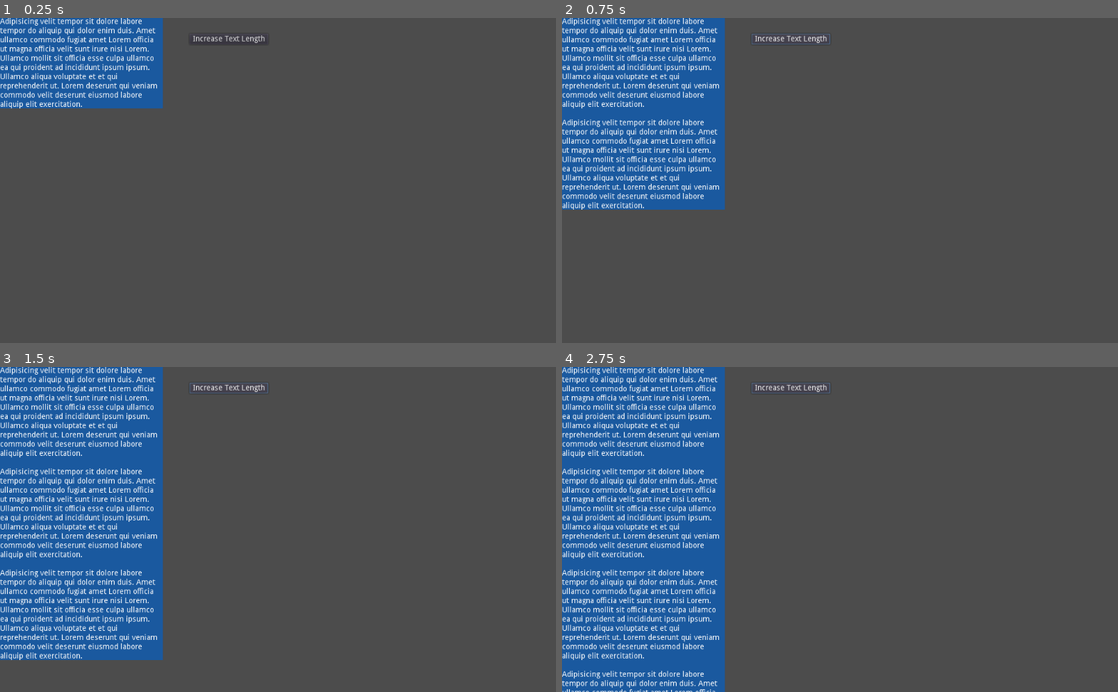
Above: before the commit, frames 1-4 (two rows, left to right).
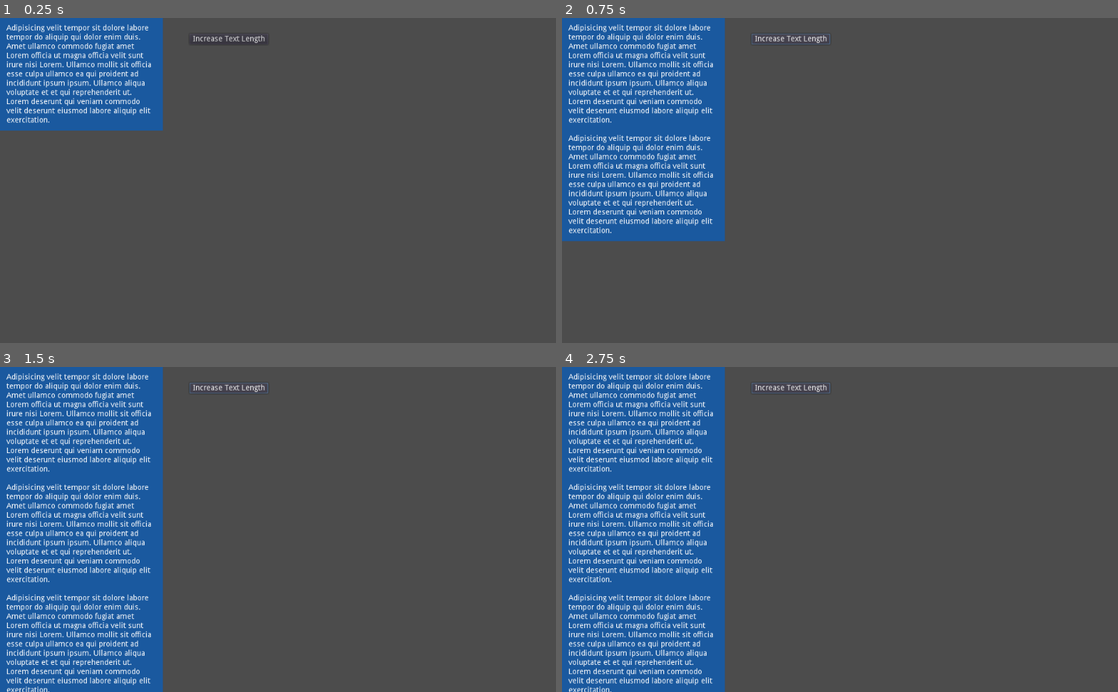
Above: after the commit, the same moments.

Repository: sjml/godot-infobox-woes
Game: Godot game, scene res://InfoBox.tscn
The game is run twice, just before and just after one commit, with the same random seed, the same clock (stepped at 60 frames per second) and the same inputs.
Inputs:
- Up to frame 1 (0.25 s): no input
- Up to frame 2 (0.75 s): click "Increase Text Length" at 0.5 s
- Up to frame 3 (1.5 s): click "Increase Text Length" at 1.25 s
- Up to frame 4 (2.75 s): click "Increase Text Length" at 2 s

The runs differ from the first frame. In frame 1, 5.7% of the frame differs, in the area x 0-30%, y 0-35%; in frame 2, 10%; in frame 3, 14%, in the area x 0-30%, y 0-100%; in frame 4, 12%.

Commit message:
MarginContainer added

Diff:
--- a/InfoBox.gd
+++ b/InfoBox.gd
@@ -1,12 +1,12 @@
 extends Control
 
-onready var label = $PanelContainer/VBoxContainer/Label
+onready var label = $PanelContainer/MarginContainer/VBoxContainer/Label
 
 var baseText = ""
 
 func _ready() -> void:
-    baseText = label.text
+	baseText = label.text
 
 
 func _on_Button_pressed() -> void:
-    label.text += "\n\n" + baseText
+	label.text += "\n\n" + baseText
--- a/InfoBox.tscn
+++ b/InfoBox.tscn
@@ -23,17 +23,30 @@
 "_edit_use_anchors_": false
 }
 
-[node name="VBoxContainer" type="VBoxContainer" parent="PanelContainer"]
+[node name="MarginContainer" type="MarginContainer" parent="PanelContainer"]
 margin_right = 300.0
-margin_bottom = 167.0
+margin_bottom = 275.0
+custom_constants/margin_right = 12
+custom_constants/margin_top = 12
+custom_constants/margin_left = 12
+custom_constants/margin_bottom = 12
+__meta__ = {
+"_editor_description_": "	"
+}
+
+[node name="VBoxContainer" type="VBoxContainer" parent="PanelContainer/MarginContainer"]
+margin_left = 12.0
+margin_top = 12.0
+margin_right = 288.0
+margin_bottom = 263.0
 mouse_filter = 2
 __meta__ = {
 "_edit_use_anchors_": false
 }
 
-[node name="Label" type="Label" parent="PanelContainer/VBoxContainer"]
-margin_right = 300.0
-margin_bottom = 167.0
+[node name="Label" type="Label" parent="PanelContainer/MarginContainer/VBoxContainer"]
+margin_right = 276.0
+margin_bottom = 184.0
 text = "Adipisicing velit tempor sit dolore labore tempor do aliquip qui dolor enim duis. Amet ullamco commodo fugiat a …(297 unchanged characters)…
 autowrap = true
 
Not shown, added: screenshot.png.import
